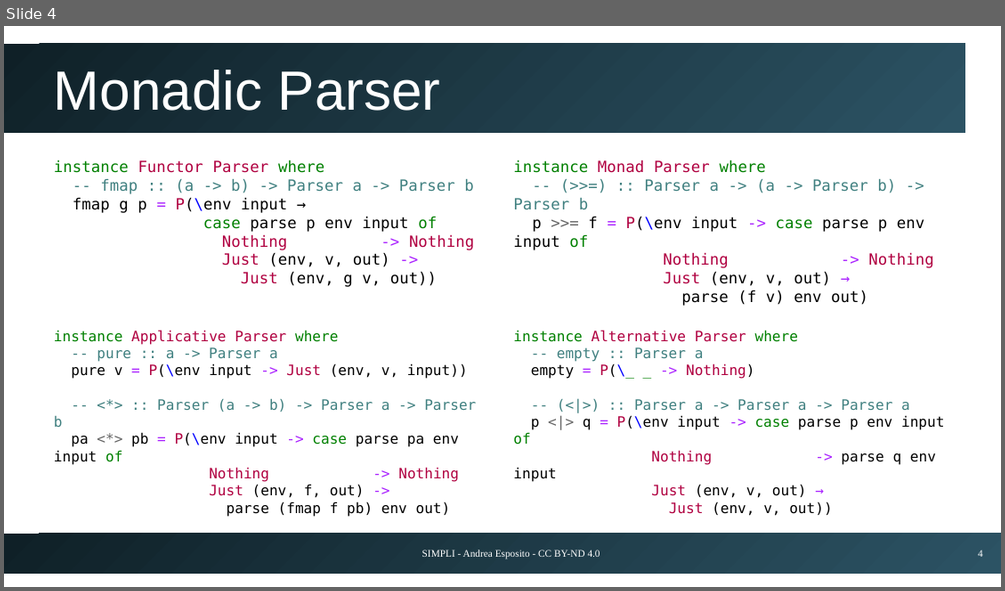
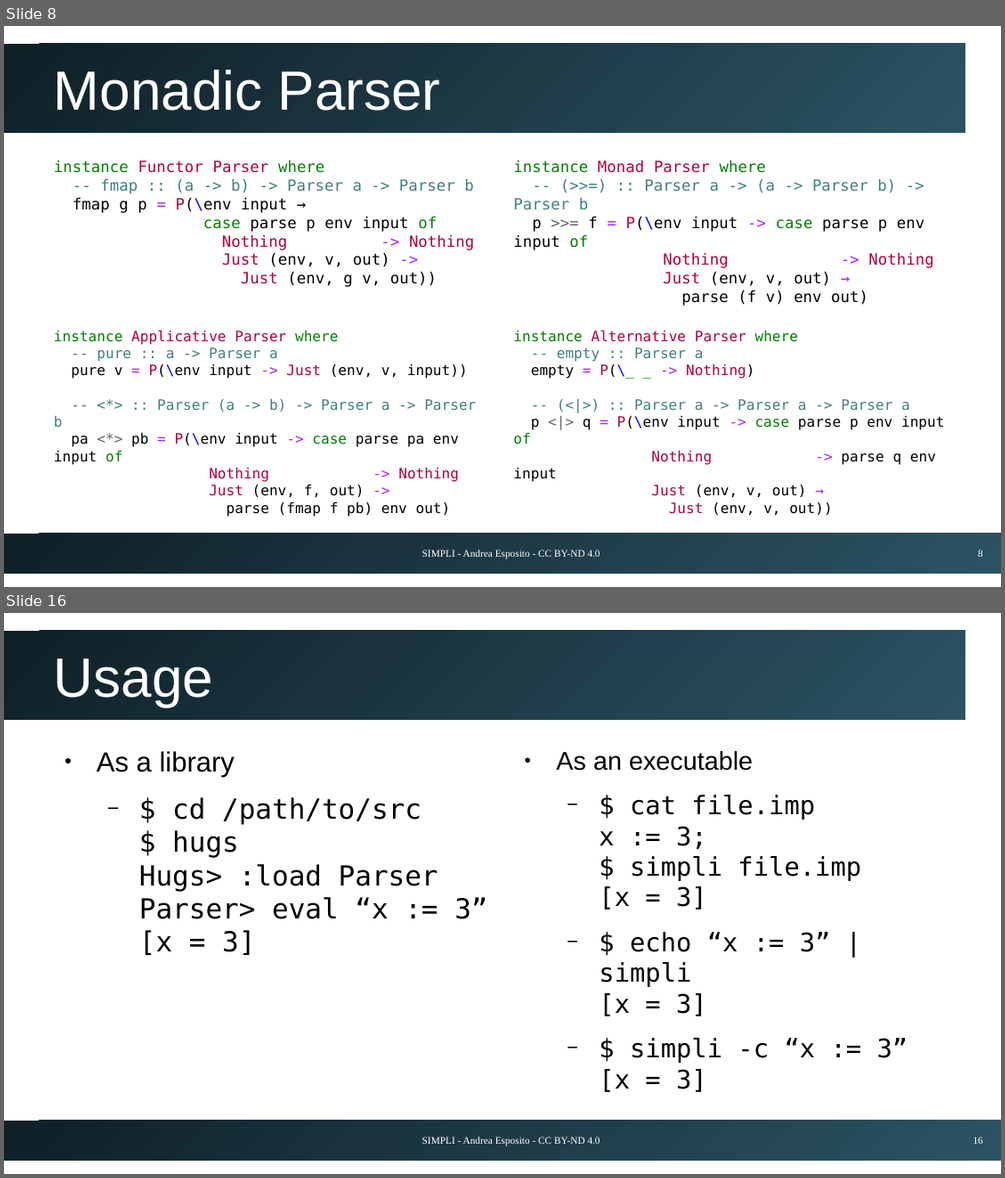
Before and after one commit to espositoandrea/simpli, a slide deck: docs/presentation.odp. Shown one above the other, each under a label of ours: slide 4 before the commit, slides 8 and 16 after it; the slides between them are not shown. The pictures are 1005x591 and 1005x1178 pixels, drawn with LibreOffice and Linux fonts; fonts in the diff are those of the drawing. Boxes give left, top, right and bottom in pixels: in the first picture for what was removed or moved away, otherwise in the second. Text is boxed around its words. In the diff, an @@ line names an element or a change of style, - is before the commit and + after.

```diff
--- a/docs/presentation.odp
+++ b/docs/presentation.odp
@@ slide 16 added at bbox=[4, 613, 1001, 1174], background #FFFFFF; not listed: 2 template elements that a slide beside it also shows @@
@@ title added at bbox=[54, 658, 213, 707], 44 pt, text #FFFFFF @@
+Usage
@@ text added at bbox=[97, 751, 487, 955], 22 pt, text #000000 @@
+● As a library
+  − $ cd /path/to/src
+    $ hugs
+    Hugs> :load Parser
+    Parser> eval “x := 3”
+    [x = 3]
@@ text added at bbox=[556, 751, 908, 1062], 20.4 pt, text #000000 @@
+● As an executable
+  − $ cat file.imp
+    x := 3;
+    $ simpli file.imp
+    [x = 3]
+  − $ echo “x := 3” | simpli
+    [x = 3]
+  − $ simpli -c “x := 3”
+    [x = 3]
@@ text added at bbox=[422, 1136, 600, 1145], 8 pt, text #FFFFFF @@
+SIMPLI - Andrea Esposito - CC BY-ND 4.0
@@ page number added at bbox=[973, 1136, 983, 1143], 8 pt, text #FFFFFF @@
+16
@@ what was slide 4 is now slide 8 @@
@@ page number at bbox=[978, 549, 983, 556]: text changed @@
-4
+8
```
Also in this commit, not shown: 1 slide changed, 12 other slides added.
